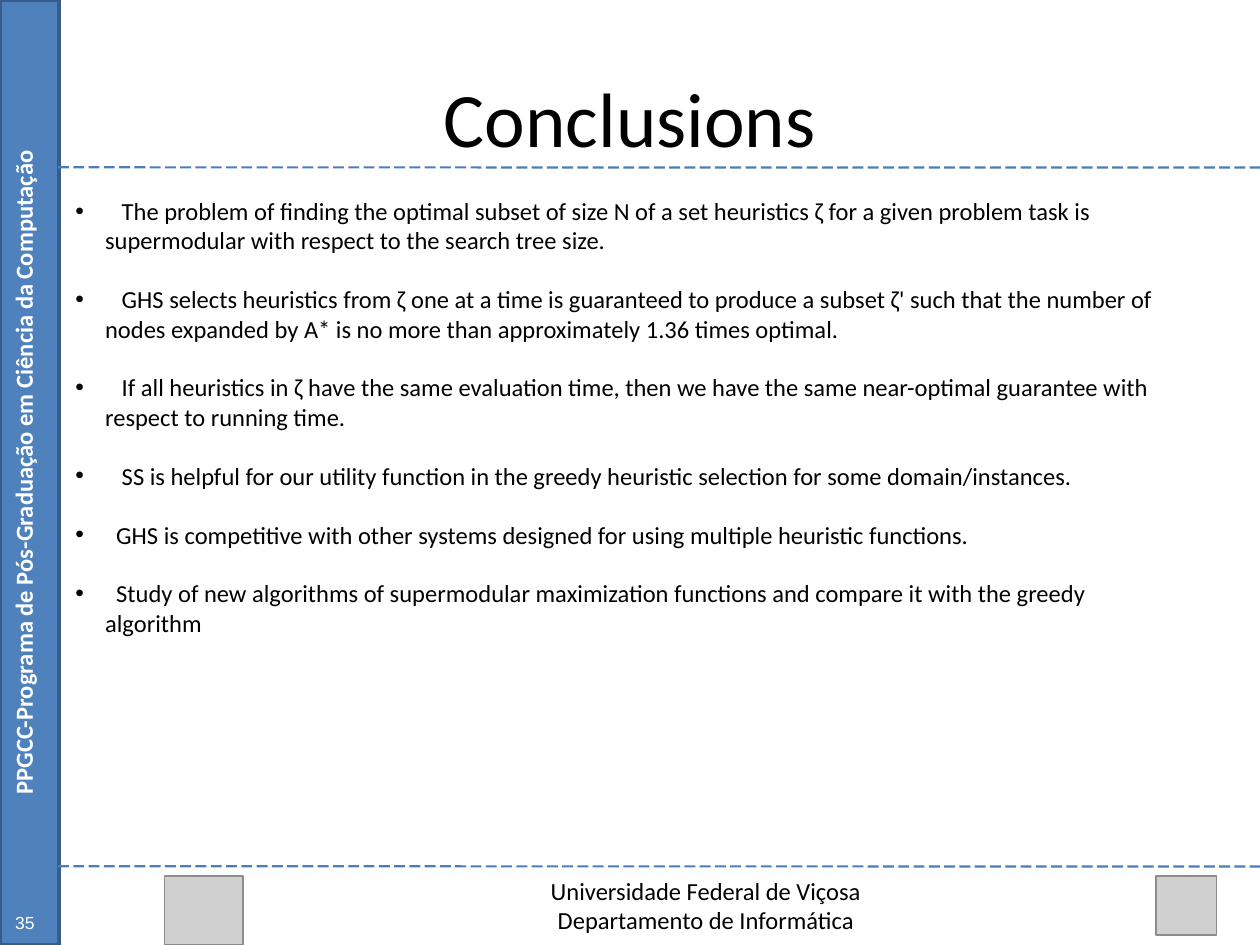
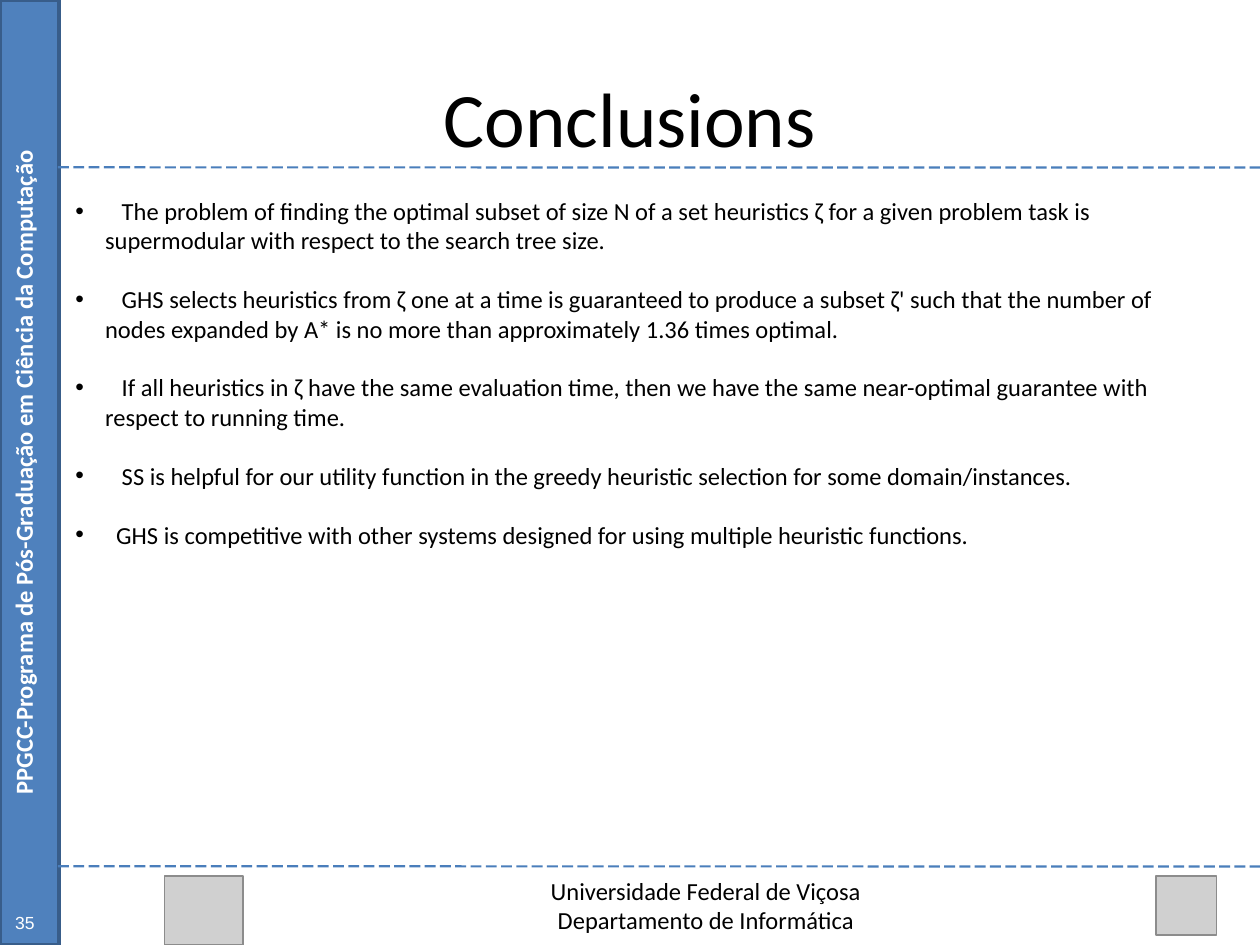
Before and after one commit to Marvinsky/research-marvin, a slide deck: slide 53 of latex/odp/selection heuristics.odp. Drawn at 1260x945 pixels with LibreOffice and Linux fonts; fonts in the diff are those of the drawing; grey boxes stand for pictures. Boxes give left, top, right and bottom in pixels: in the first picture for what was removed or moved away, otherwise in the second. Text is boxed around its words. In the diff, an @@ line names an element or a change of style, - is before the commit and + after.

Commit message:
09/09/15 updatre selection heuristics

```diff
--- a/latex/odp/selection heuristics.odp
+++ b/latex/odp/selection heuristics.odp
@@ text at (105,585,1085,637): paragraph removed @@
-• Study of new algorithms of supermodular maximization functions and compare it with the greedy algorithm
```
